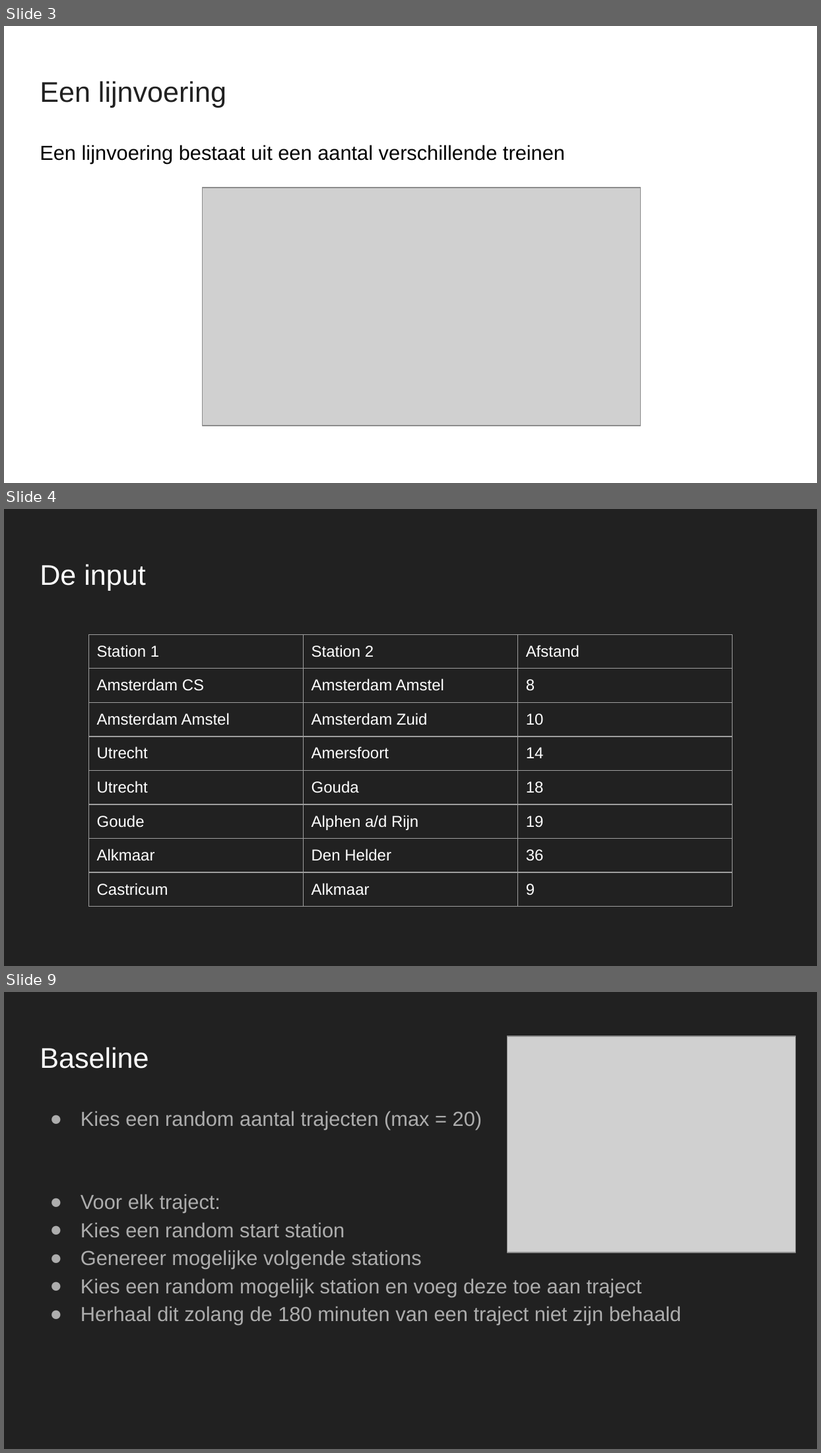
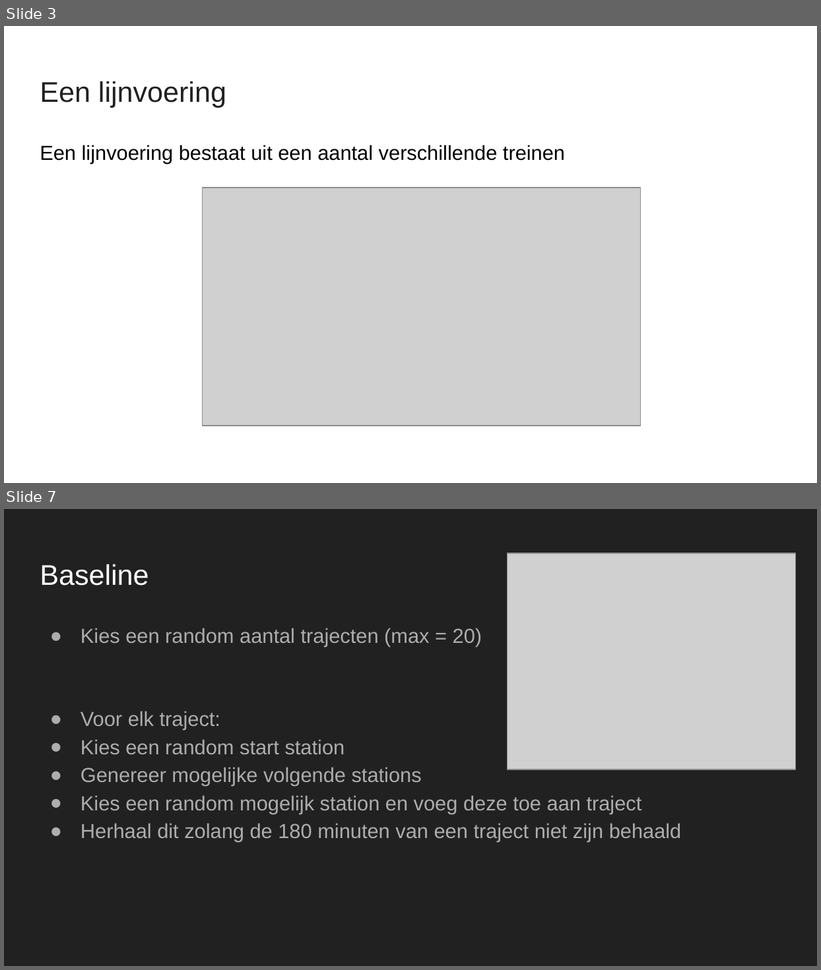
Before and after one commit to maiklarooij/Trainspotters, a slide deck: doc/Oefenpresentatie.pptx. Shown one above the other, each under a label of ours: slides 3, 4 and 9 before the commit, slides 3 and 7 after it; the slides between them are not shown. The pictures are 821x1453 and 821x970 pixels, drawn with LibreOffice and Linux fonts; fonts in the diff are those of the drawing; grey boxes stand for pictures. Boxes give left, top, right and bottom in pixels: in the first picture for what was removed or moved away, otherwise in the second. Text is boxed around its words. In the diff, an @@ line names an element or a change of style, - is before the commit and + after.

```diff
--- a/doc/Oefenpresentatie.pptx
+++ b/doc/Oefenpresentatie.pptx
@@ slide 4 removed at [4,509,817,966], background #212121 @@
@@ title removed at [40,564,145,590] @@
-De input
@@ table removed at [88,635,733,917], 8 rows, 3 columns @@
-Station 1 | Station 2 | Afstand
-Amsterdam CS | Amsterdam Amstel | 8
-Amsterdam Amstel | Amsterdam Zuid | 10
-Utrecht | Amersfoort | 14
-Utrecht | Gouda | 18
-Goude | Alphen a/d Rijn | 19
-Alkmaar | Den Helder | 36
-Castricum | Alkmaar | 9
@@ what was slide 9 is now slide 7 @@
```
Also in this commit, not shown: 7 slides changed, 4 slides added, 1 other slide removed, 31 other files.
